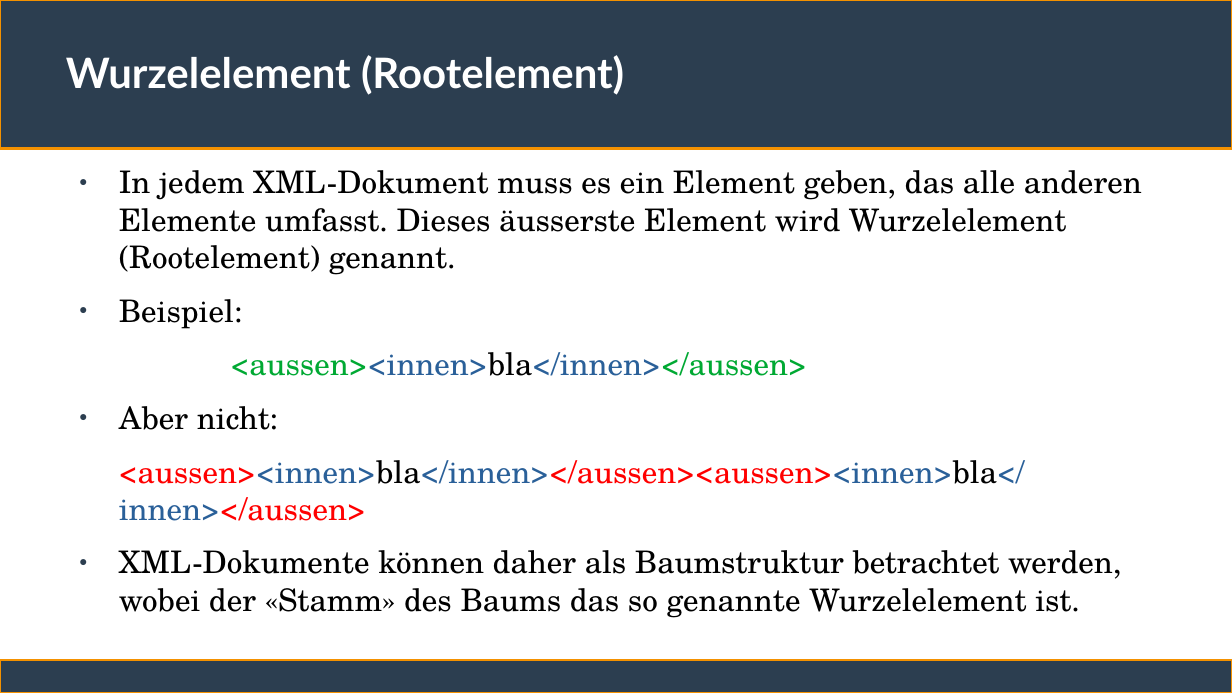
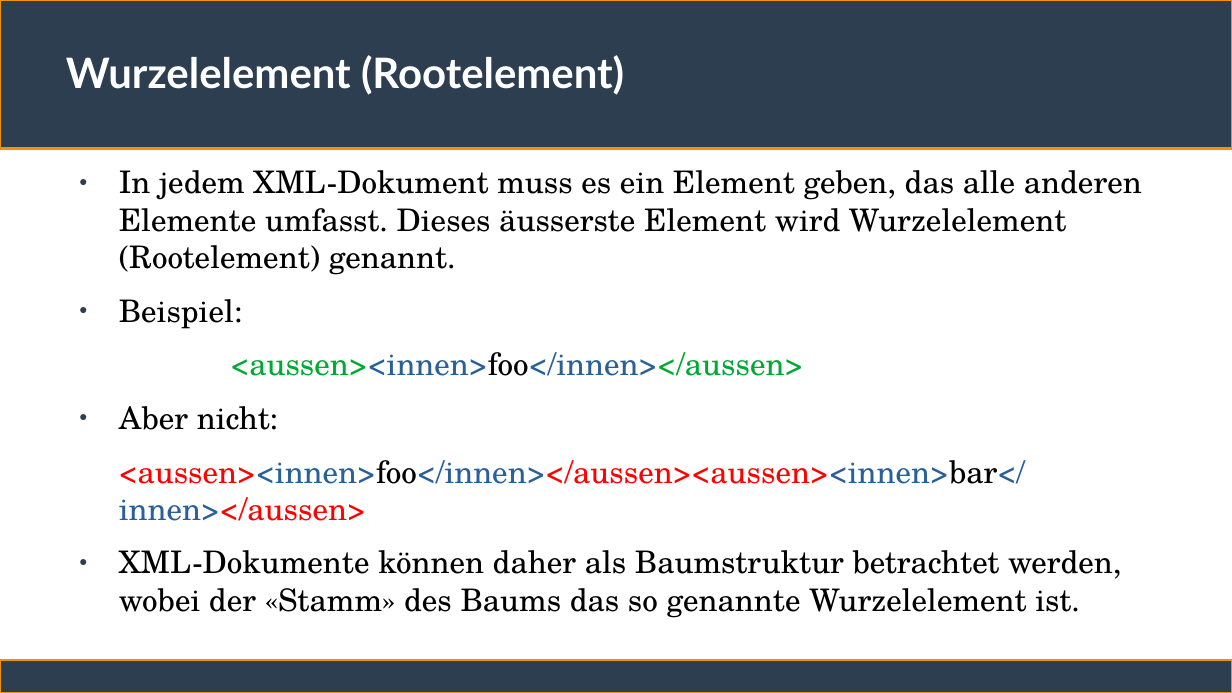
Before and after one commit to ChristianSonderUniSG/xml-kurs, a slide deck: slide 20 of sitzung_1/sitzung_1.odp. Drawn at 1232x693 pixels with LibreOffice and Linux fonts; fonts in the diff are those of the drawing. Boxes give left, top, right and bottom in pixels: in the first picture for what was removed or moved away, otherwise in the second. Text is boxed around its words. In the diff, an @@ line names an element or a change of style, - is before the commit and + after.

```diff
--- a/sitzung_1/sitzung_1.odp
+++ b/sitzung_1/sitzung_1.odp
@@ text at bbox=[231, 352, 804, 376]: text changed @@
-<aussen><innen>bla</innen></aussen>
+<aussen><innen>foo</innen></aussen>
@@ text at bbox=[119, 460, 1025, 521]: text changed @@
-<aussen><innen>bla</innen></aussen><aussen><innen>bla</innen></aussen>
+<aussen><innen>foo</innen></aussen><aussen><innen>bar</innen></aussen>
```
Also in this commit, not shown: 16 other slides changed, 1 other file.
